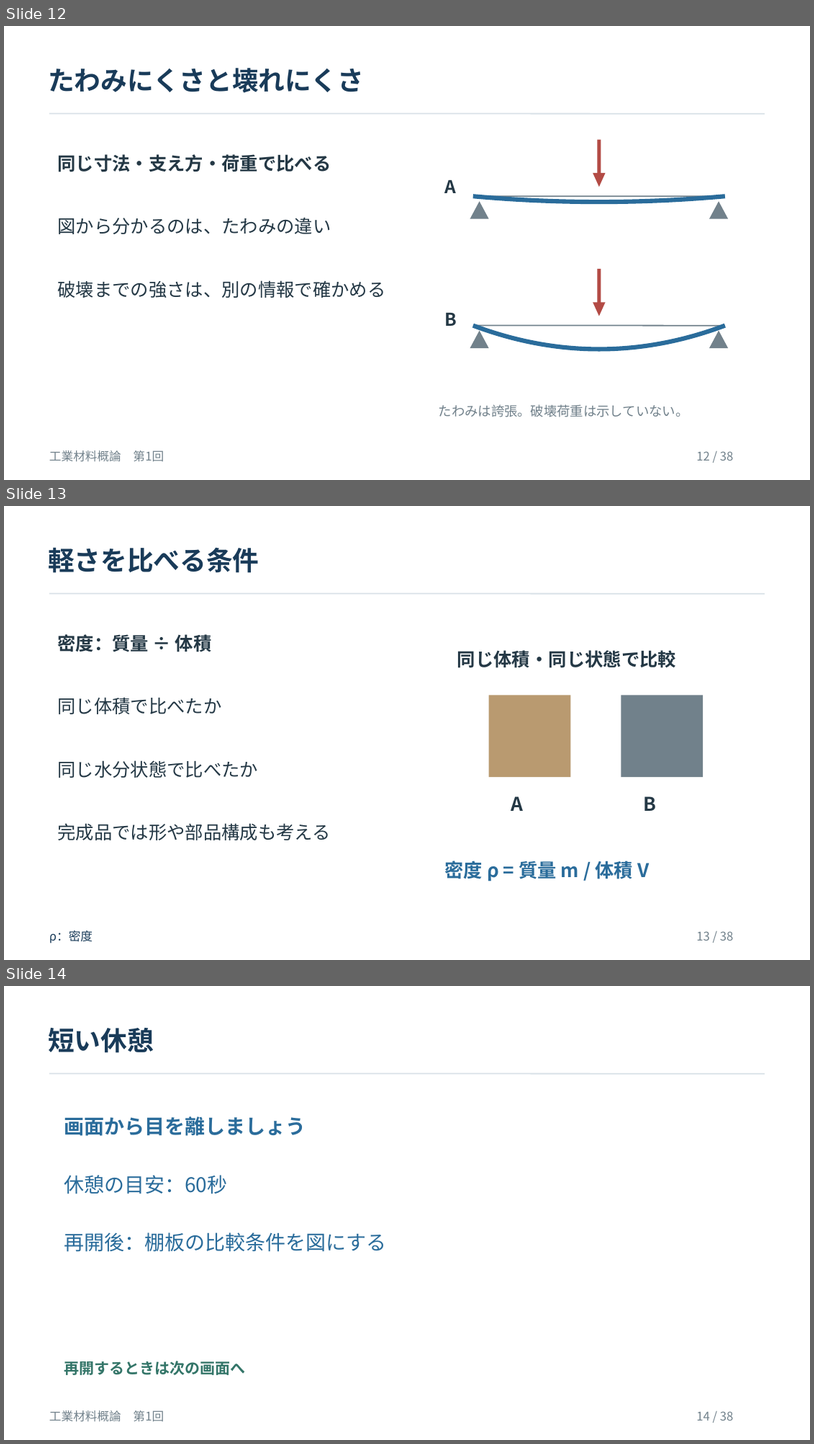
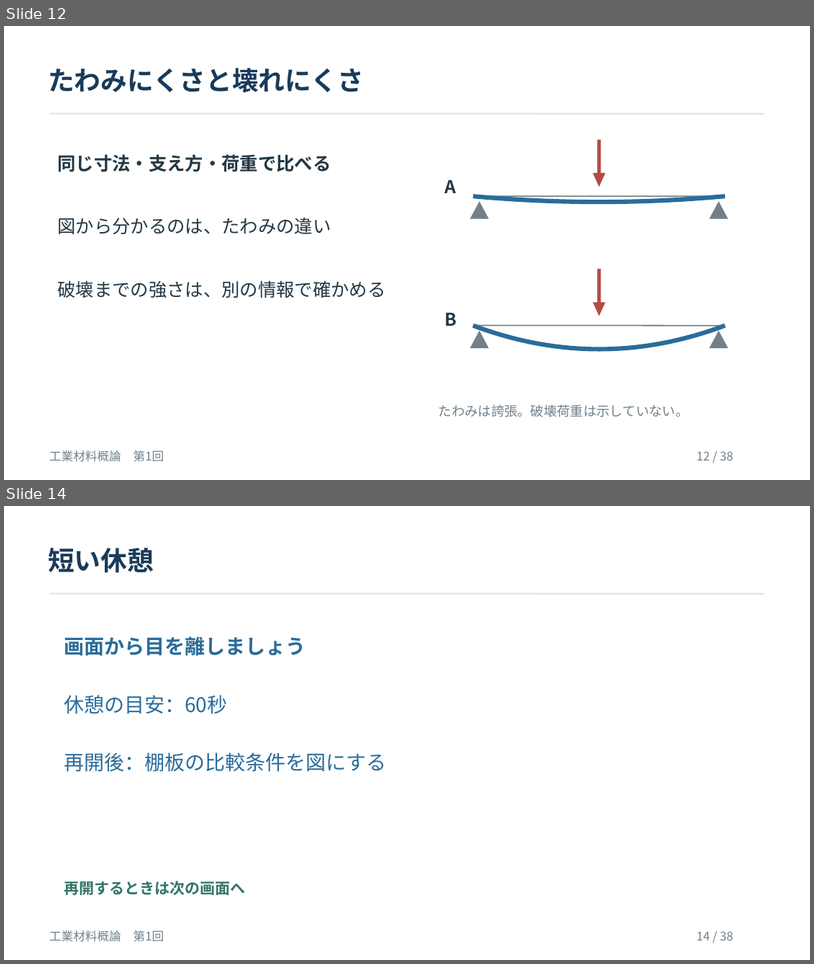
Before and after one commit to zooc-14calbp/industrial-materials-course, a slide deck: 学生用/第01回/01_授業スライド.pptx. Shown one above the other, each under a label of ours: slides 12, 13 and 14 before the commit, slides 12 and 14 after it; the slides between them are not shown. The pictures are 814x1444 and 814x964 pixels, drawn with LibreOffice and Linux fonts; fonts in the diff are those of the drawing. Boxes give left, top, right and bottom in pixels: in the first picture for what was removed or moved away, otherwise in the second. Text is boxed around its words. In the diff, an @@ line names an element or a change of style, - is before the commit and + after.

```diff
--- a/学生用/第01回/01_授業スライド.pptx
+++ b/学生用/第01回/01_授業スライド.pptx
@@ slide 13 removed at [4,506,810,960], background #FFFFFF @@
@@ text removed at [48,547,259,573] @@
-軽さを比べる条件
@@ line removed from (49, 594) to (765, 594) @@
@@ text removed at [57,634,212,652] @@
-密度：質量 ÷ 体積
@@ text removed at [458,650,676,668] @@
-同じ体積・同じ状態で比較
@@ text removed at [57,697,221,714] @@
-同じ体積で比べたか
@@ rectangle removed at [489,695,571,777] @@
@@ rectangle removed at [622,695,703,777] @@
@@ text removed at [57,760,258,777] @@
-同じ水分状態で比べたか
@@ text removed at [511,796,523,811] @@
-A
@@ text removed at [643,796,656,811] @@
-B
@@ text removed at [57,823,330,840] @@
-完成品では形や部品構成も考える
@@ text removed at [445,860,649,881] @@
-密度 ρ = 質量 m / 体積 V
@@ text removed at [49,930,93,943] @@
-ρ：密度
@@ text removed at [697,931,733,940] @@
-13 / 38
```
Also in this commit, not shown: 4 slides changed, 1 slide added, 9 other files.
